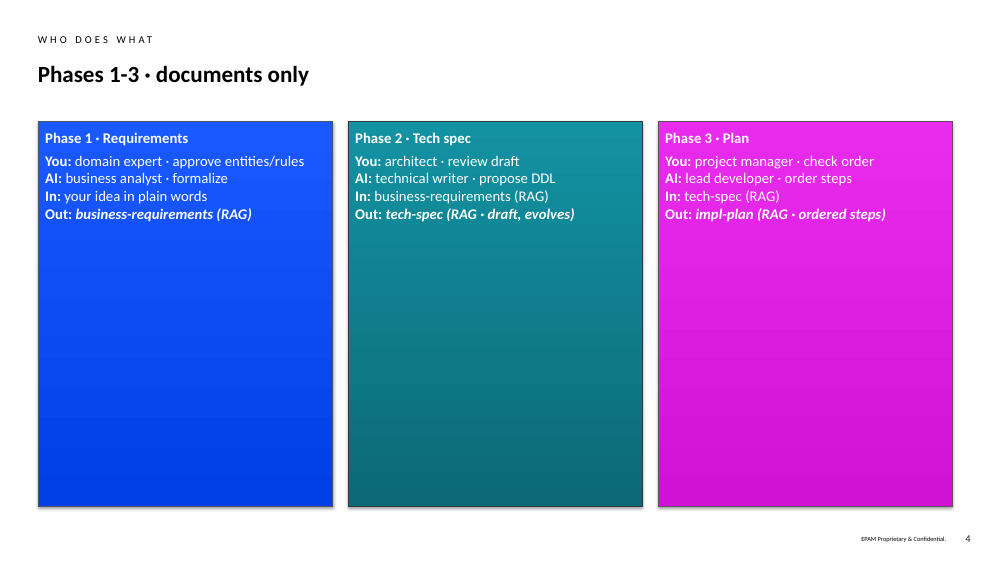
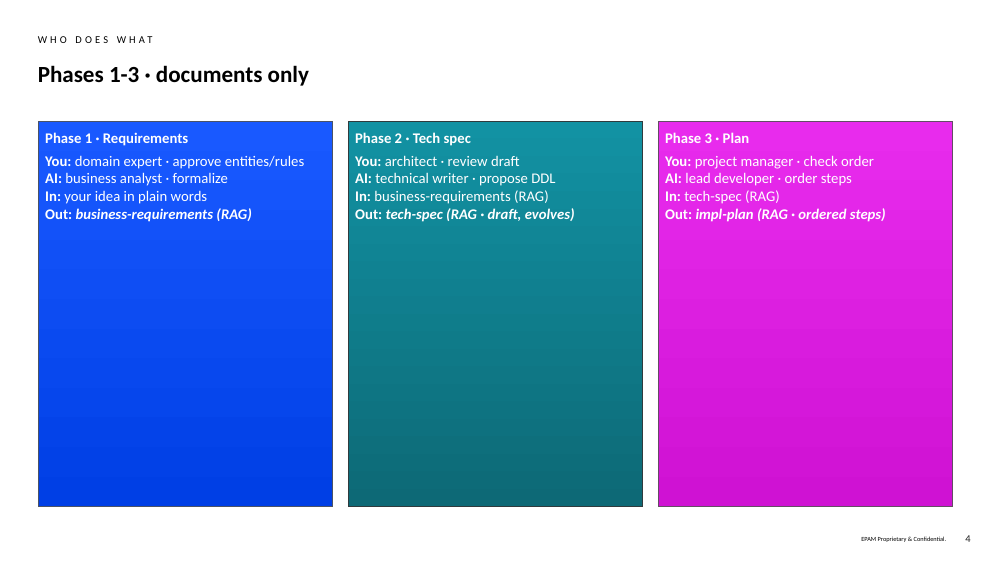
Before and after one commit to fr0ster/cloud-llm-hub, a slide deck: slide 4 of docs/tutorials/rap-bo-book-catalog/examples/book-catalog/report.simple-deck.pptx. Drawn at 1008x567 pixels with LibreOffice and Linux fonts; fonts in the diff are those of the drawing; background and template pictures are left out. Boxes give left, top, right and bottom in pixels: in the first picture for what was removed or moved away, otherwise in the second. Text is boxed around its words. In the diff, an @@ line names an element or a change of style, - is before the commit and + after.

```diff
--- a/docs/tutorials/rap-bo-book-catalog/examples/book-catalog/report.simple-deck.pptx
+++ b/docs/tutorials/rap-bo-book-catalog/examples/book-catalog/report.simple-deck.pptx
@@ shadow off in 3 elements at (38,121,333,507), (348,121,643,507), (658,121,953,507) @@
```
Also in this commit, not shown: 6 other slides changed, 3 slides added, 2 other files.
